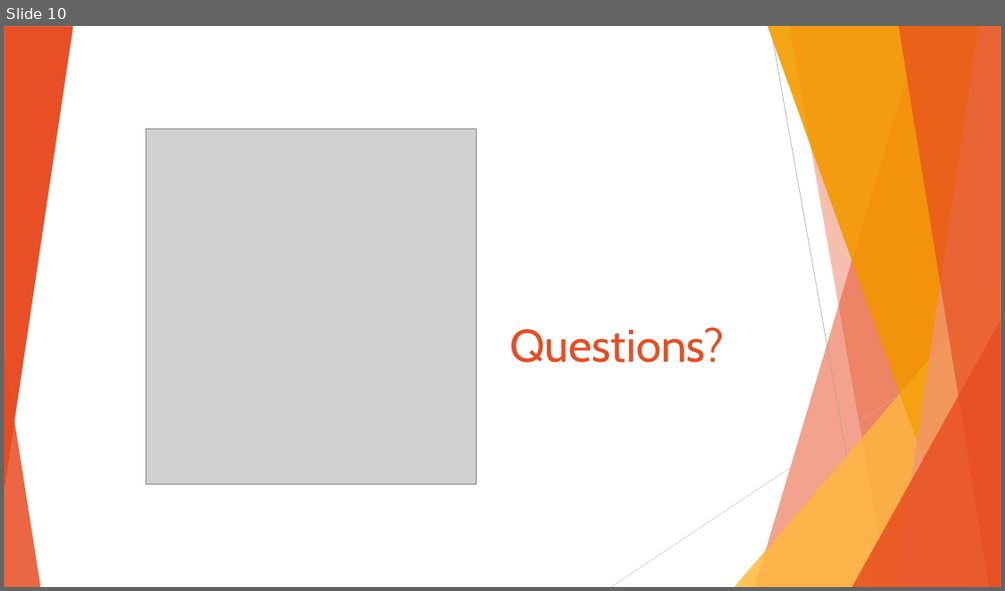
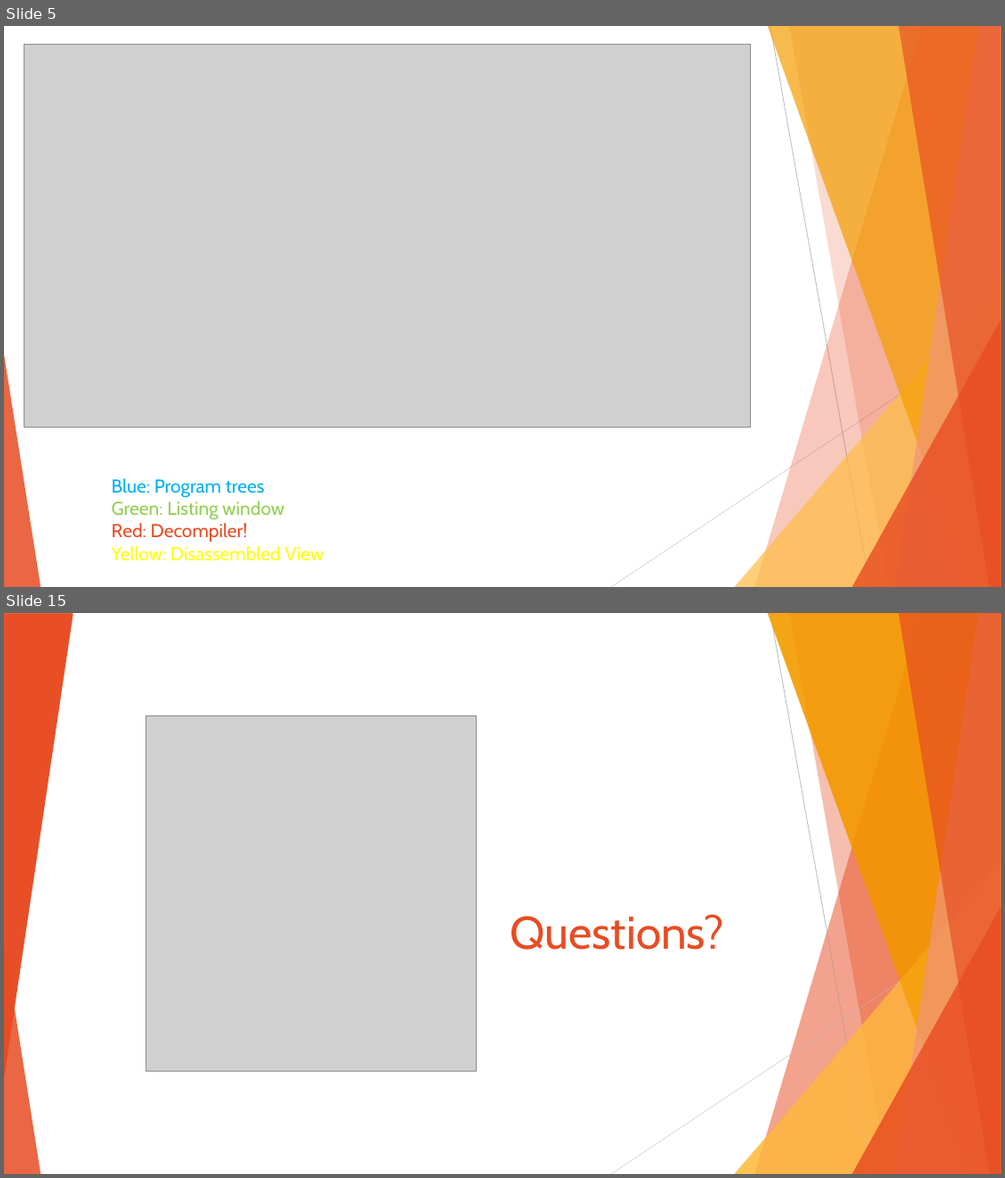
Before and after one commit to sebivenlo/ESDE-2022-Ghidra, a slide deck: Ghidra_Prep.pptx. Shown one above the other, each under a label of ours: slide 10 before the commit, slides 5 and 15 after it; the slides between them are not shown. The pictures are 1005x591 and 1005x1178 pixels, drawn with LibreOffice and Linux fonts; fonts in the diff are those of the drawing; grey boxes stand for pictures. Boxes give left, top, right and bottom in pixels: in the first picture for what was removed or moved away, otherwise in the second. Text is boxed around its words. In the diff, an @@ line names an element or a change of style, - is before the commit and + after.

```diff
--- a/Ghidra_Prep.pptx
+++ b/Ghidra_Prep.pptx
@@ slide 5 added at (x1=4, y1=26, x2=1001, y2=587), background #FFFFFF; not listed: 8 template elements that a slide beside it also shows @@
@@ picture added at (x1=24, y1=44, x2=751, y2=426) @@
@@ line added from (770, 26) to (870, 587), #BFBFBF 0.75 pt @@
@@ line added from (1001, 328) to (611, 587), #D9D9D9 0.75 pt @@
@@ text added at (x1=112, y1=478, x2=324, y2=561), 18 pt, text #FFFF00 @@
+Blue: Program trees
+Green: Listing window
+Red: Decompiler!
+Yellow: Disassembled View
@@ what was slide 10 is now slide 15 @@
```
Also in this commit, not shown: 7 slides changed, 5 other slides added, 1 slide removed.
